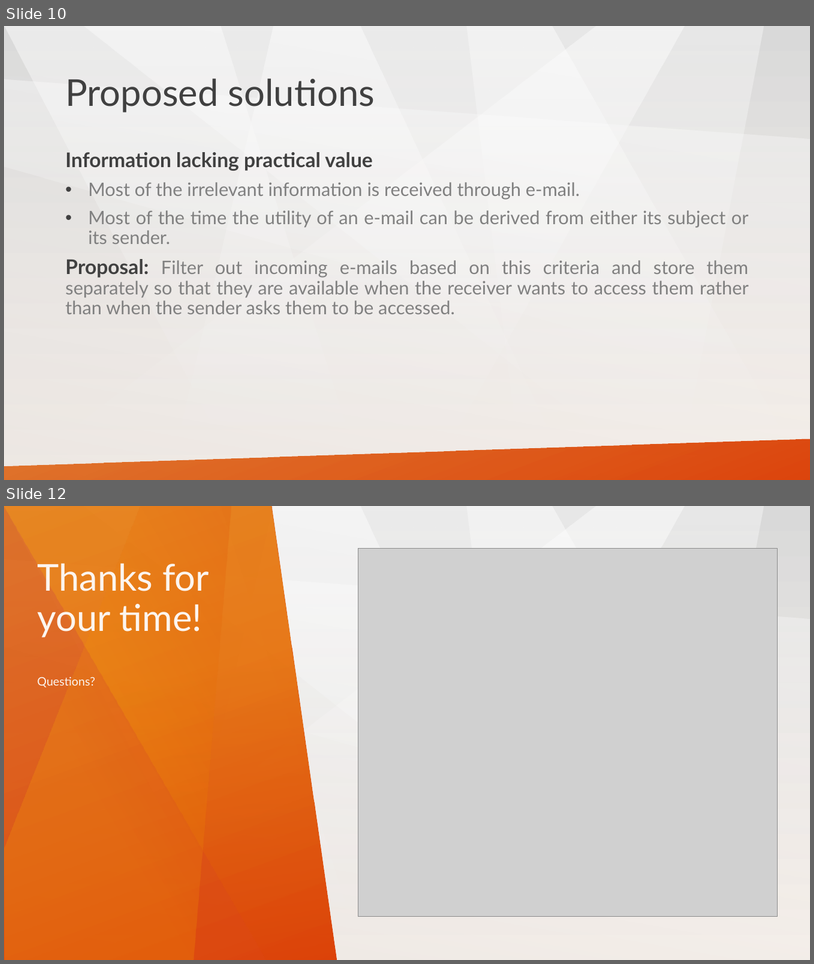
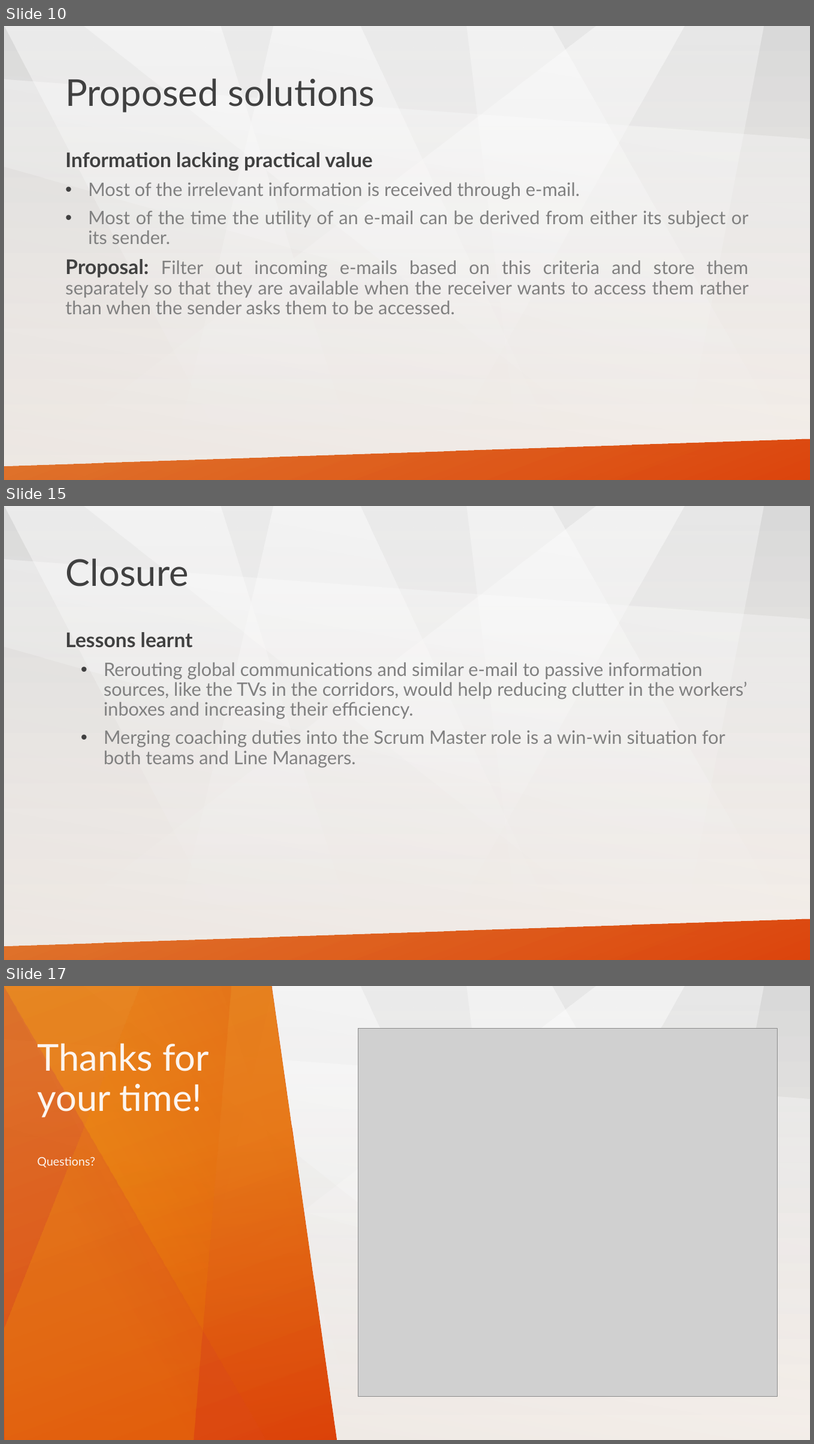
Before and after one commit to stoyicker/thesis-tex, a slide deck: Presentation material/ericsson_presentation.pptx. Shown one above the other, each under a label of ours: slides 10 and 12 before the commit, slides 10, 15 and 17 after it; the slides between them are not shown. The pictures are 814x964 and 814x1444 pixels, drawn with LibreOffice and Linux fonts; fonts in the diff are those of the drawing; grey boxes stand for pictures. Boxes give left, top, right and bottom in pixels: in the first picture for what was removed or moved away, otherwise in the second. Text is boxed around its words. In the diff, an @@ line names an element or a change of style, - is before the commit and + after.

```diff
--- a/Presentation material/ericsson_presentation.pptx
+++ b/Presentation material/ericsson_presentation.pptx
@@ slide 15 added at bbox=[4, 506, 810, 960], background gradient #D9D9D9 to #FCF5EF; not listed: 8 template elements that a slide beside it also shows @@
@@ title added at bbox=[65, 558, 188, 586], 44 pt, text #404040 @@
+Closure
@@ text added at bbox=[65, 632, 747, 768], 22 pt, text #808080 @@
+Lessons learnt
+  • Rerouting global communications and similar e-mail to passive information sources, like the TVs in the corridors, would help reducing clutter in the workers’ inboxes and increasing their efficiency.
+  • Merging coaching duties into the Scrum Master role is a win-win situation for both teams and Line Managers.
@@ what was slide 12 is now slide 17 @@
```
Also in this commit, not shown: 4 slides changed, 4 other slides added, 1 other file.
